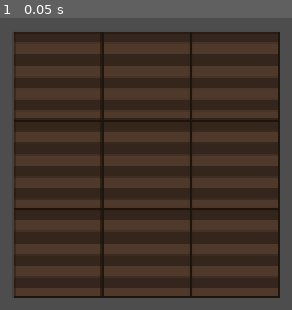
Above: before the commit, frame 1.
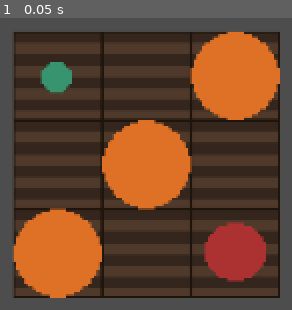
Above: after the commit, the same moment.

Repository: ZaneShan/CMPM-121-F
Game: Godot game, scene res://Tests/TestGrid.tscn
Two runs of this game, one before a commit and one after it. Both use one fixed random seed, a clock stepped at 60 frames per second and the inputs below. This scene is started directly instead of the project's main scene.
Inputs:
- Up to frame 1 (0.05 s): no input

The runs differ from the first frame. In frame 1, 26% of the frame differs, in the area x 4-96%, y 4-96%.

Commit message:
f1.3 Fixed plant regeneration
Changed the decoder to check what type of plant is in the plot and instantiate the proper plant scene. Before it was just checking if there was a plant and then making a generic Plant.new instead of instantiating a carrot, lettuce, or tomato scene.

Diff:
--- a/Plot.gd
+++ b/Plot.gd
@@ -154,8 +154,6 @@
 
 	return byte_array
 
-
-
 static func decode_grid(byte_array: PackedByteArray, parent_node: Node2D) -> Array:
 	# Step 1: Read grid size and cell size from byte array
 	var grid_size = byte_array[0]  # The first byte contains the grid size
@@ -193,16 +191,37 @@
 			var plant_flag = byte_array[offset]
 			offset += 1
 			if plant_flag == 1:
-				var plant = Plant.new()
-				plant.growth_level = byte_array[offset]
+				# Decode plant type
+				var growth_level = byte_array[offset]
 				offset += 1
-				plant.sun_req = bytes_to_float(byte_array, offset)
+				var sun_req = bytes_to_float(byte_array, offset)
 				offset += 4
-				plant.water_req = bytes_to_float(byte_array, offset)
+				var water_req = bytes_to_float(byte_array, offset)
 				offset += 4
-				set_plant_type_from_flag(plant, byte_array[offset])
+				var plant_type_flag = byte_array[offset]
 				offset += 1
+
+				# Instantiate the appropriate plant type based on the flag
+				var plant: Node2D
+				if plant_type_flag & 1:  # Lettuce
+					plant = preload("res://plants/Lettuce.tscn").instantiate()
+				elif plant_type_flag & 2:  # Carrot
+					plant = preload("res://plants/Carrot.tscn").instantiate()
+				elif plant_type_flag & 4:  # Tomato
+					plant = preload("res://plants/Tomato.tscn").instantiate()
+				else:
+					print("Error: Unknown plant type flag:", plant_type_flag)
+					continue  # Skip to next plot if unknown flag
+
+				# Set common plant properties
+				plant.growth_level = growth_level
+				plant.sun_req = sun_req
+				plant.water_req = water_req
+
+				# Assign the plant to the plot
 				plot.plant = plant
+				parent_node.add_child(plant)  # Add the plant to the scene
+				plant.global_position = plot.global_position  # Position the plant
 			else:
 				plot.plant = null
 
@@ -211,6 +230,7 @@
 		print("Error: No player found in the grid!")
 
 	return grid
+
 
 static func bytes_to_float(byte_array: PackedByteArray, offset: int) -> float:
 	# Extract the 4-byte slice from the PackedByteArray
--- a/Tests/test_grid.gd
+++ b/Tests/test_grid.gd
@@ -41,20 +41,31 @@
 			plot.sun_level = x * 10.0 + y
 			plot.water_level = 20.0 - (x + y)
 
+			# Assign the player to a specific plot
 			if plot == test_grid[0][0]:
 				plot.player = player_scene.instantiate()  # Instantiate the player scene for this plot
 			else:
 				plot.player = null
 
+			# Generate a plant based on a systematic condition (e.g., modulo)
 			if (x + y) % 2 == 0:
-				var current_plant = preload("res://plants/Carrot.tscn")  # Assuming Carrot plant scene
-				var plant = current_plant.instantiate()
-				plant.growth_level = (x + y) % 3
-				plant.sun_req = float(x + 1)
-				plant.water_req = float(y + 1)
-				plot.plant = plant
+				var plant_scene: PackedScene = null
+				if (x + y) % 6 == 0:
+					plant_scene = preload("res://plants/Lettuce.tscn")  # Lettuce plant scene
+				elif (x + y) % 6 == 2:
+					plant_scene = preload("res://plants/Carrot.tscn")  # Carrot plant scene
+				elif (x + y) % 6 == 4:
+					plant_scene = preload("res://plants/Tomato.tscn")  # Tomato plant scene
+
+				if plant_scene:
+					var plant = plant_scene.instantiate()
+					plant.growth_level = (x + y) % 3
+					plant.sun_req = float(x + 1)
+					plant.water_req = float(y + 1)
+					plot.plant = plant
 			else:
 				plot.plant = null
+
 
 	# Encode the grid (Pass parent_node to encode function)
 	var encoded_data = Plot.encode_grid(test_grid, parent_node)
@@ -91,4 +102,20 @@
 func print_grid_state(grid):
 	for row in grid:
 		for plot in row:
-			print("Plot @ ", plot.coordinates, " | Sun: ", plot.sun_level, " | Water: ", plot.water_level, " | Player: ", plot.player, " | Plant: ", plot.plant)
+			var plant_info = "None"
+			if plot.plant:
+				var plant_type = "Unknown"
+				if plot.plant.is_lettuce:
+					plant_type = "Lettuce"
+				elif plot.plant.is_carrot:
+					plant_type = "Carrot"
+				elif plot.plant.is_tomato:
+					plant_type = "Tomato"
+
+				plant_info = "Growth Level: %d, Type: %s" % [plot.plant.growth_level, plant_type]
+
+			print("Plot @ ", plot.coordinates,
+				  " | Sun: ", plot.sun_level,
+				  " | Water: ", plot.water_level,
+				  " | Player: ", plot.player,
+				  " | Plant: ", plant_info)
